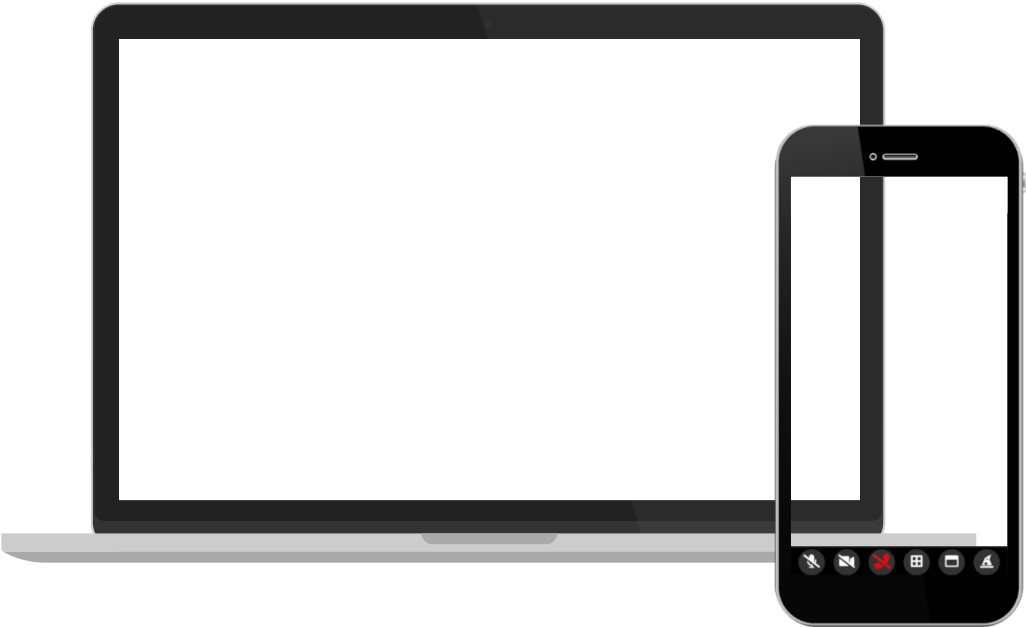
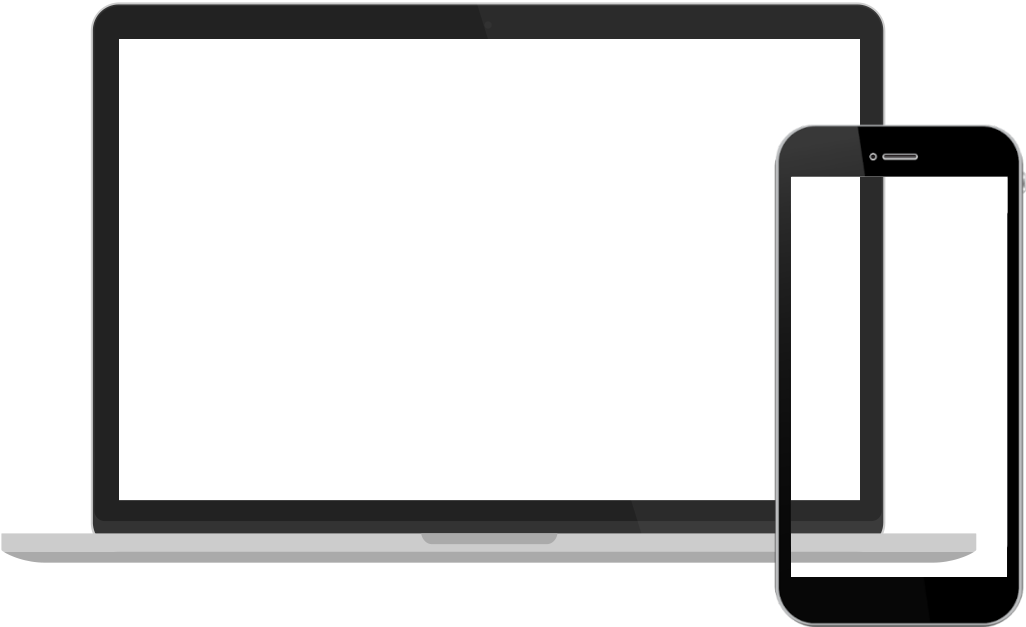
Comparing the layer stacks of the two 1026 × 627 images. Changes:
painted on "Mobile" over [791, 546, 1007, 577]
